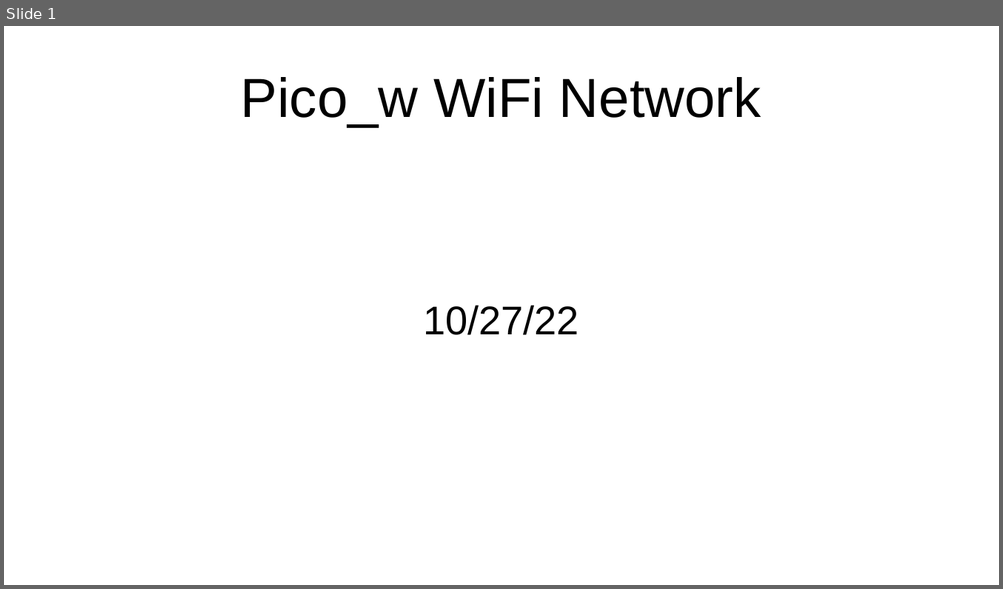
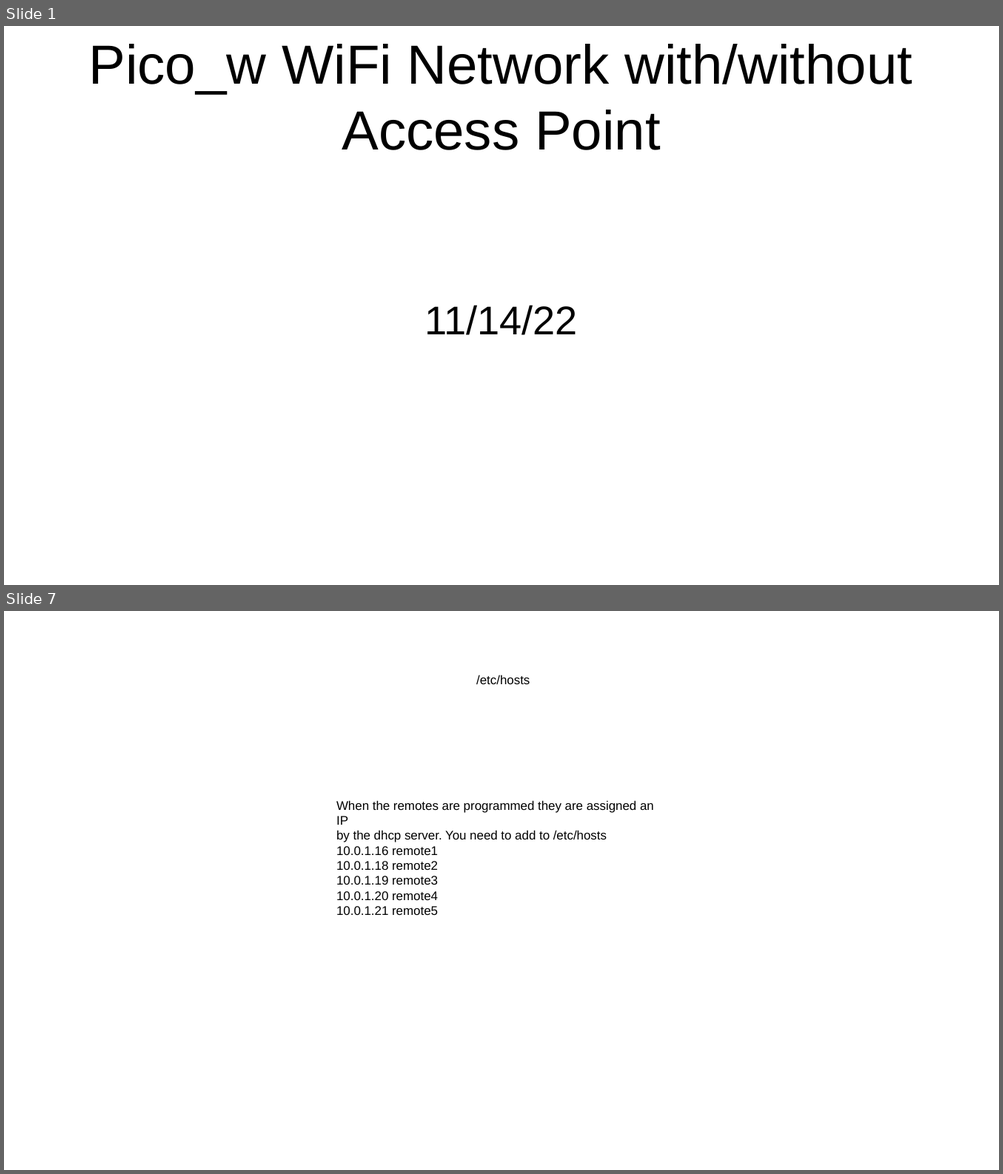
Before and after one commit to develone/my-projects-docs, a slide deck: pico_w-wifi-test/access-point/pico_w-ap-net.odp. Shown one above the other, each under a label of ours: slide 1 before the commit, slides 1 and 7 after it; the slides between them are not shown. The pictures are 1003x589 and 1003x1174 pixels, drawn with LibreOffice and Linux fonts; fonts in the diff are those of the drawing. Boxes give left, top, right and bottom in pixels: in the first picture for what was removed or moved away, otherwise in the second. Text is boxed around its words. In the diff, an @@ line names an element or a change of style, - is before the commit and + after.

Commit message:
5 remotes

```diff
--- a/pico_w-wifi-test/access-point/pico_w-ap-net.odp
+++ b/pico_w-wifi-test/access-point/pico_w-ap-net.odp
@@ slide 7 added at <box>4,611,999,1170</box>, background #FFFFFF @@
@@ title added at <box>476,675,529,685</box>, 10 pt, text #000000 @@
+/etc/hosts
@@ text added at <box>336,800,654,915</box>, 10 pt, text #000000 @@
+When the remotes are programmed they are assigned an IP
+by the dhcp server. You need to add to /etc/hosts
+10.0.1.16 remote1
+10.0.1.18 remote2
+10.0.1.19 remote3
+10.0.1.20 remote4
+10.0.1.21 remote5
@@ slide 1 changed as well @@
@@ title at <box>89,44,912,150</box>: text changed @@
-Pico_w WiFi Network
+Pico_w WiFi Network with/without Access Point
@@ subtitle at <box>424,305,578,335</box>: text changed @@
-10/27/22
+11/14/22
```
Also in this commit, not shown: 5 other slides added, 1 slide removed, 3 other files.
